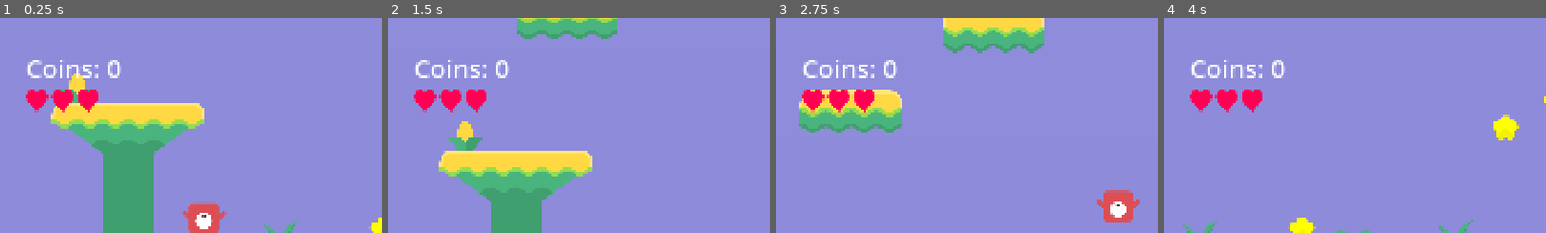
Above: before the commit, frames 1-4 (left to right).
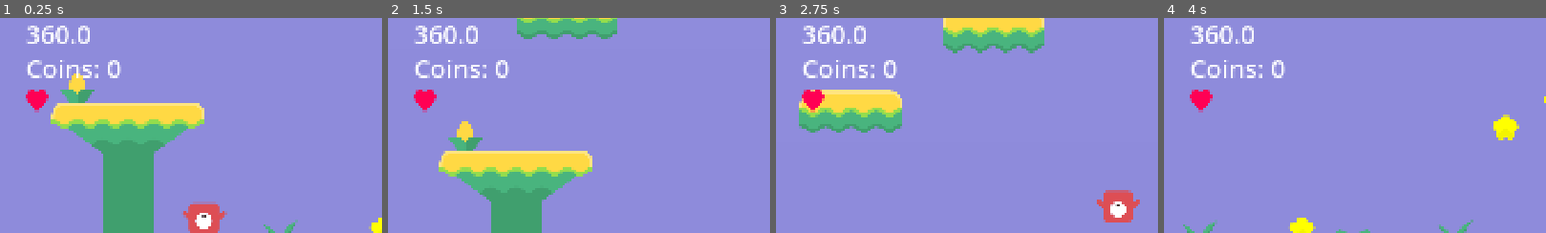
Above: after the commit, the same moments.

Repository: kasare36/portal-run
Game: Godot game, scene res://main.tscn
Same seed, same stepped clock (60 frames per second), same inputs: the game is played once before the commit and once after it.
Inputs (mouse positions are % of the whole screen's width and height, from its top left):
- Up to frame 1 (0.25 s): no input
- Up to frame 2 (1.5 s): tap Enter at 0.5 s; move the mouse to (72, 45) at 0.52 s; hold Right (player_1_right) from 0.53 s (still down); tap A (player_2_left) at 0.6 s; click (72, 45) at 0.67 s; tap Up (player_1_jump) at 0.77 s; move the mouse to (30, 55) at 1.27 s; tap D (player_2_right) at 1.35 s
- Up to frame 3 (2.75 s): tap Up (player_1_jump) at 1.52 s; move the mouse to (60, 28) at 2.02 s; release Right (player_1_right) at 2.03 s; hold Left (player_1_left) from 2.03 s (still down); tap A (player_2_left) at 2.1 s
- Up to frame 4 (4 s): move the mouse to (45, 70) at 2.77 s; release Left (player_1_left) at 2.78 s; hold Right (player_1_right) from 2.78 s (still down); tap D (player_2_right) at 2.85 s; click (45, 70) at 2.92 s; tap Up (player_1_jump) at 3.02, 3.77 s; move the mouse to (80, 65) at 3.52 s; tap A (player_2_left) at 3.6 s
The pictures show only the part of the screen within x 0-50%, y 4-54%; the shares and areas given below are measured in that part.

The runs differ from the first frame. In frame 1, 1.5% of the frame differs, in the area x 7-26%, y 3-44%; in frame 2, 1.5%; in frame 3, 1.5%; in frame 4, 1.5%.

Commit message:
Update game win conditions and challenge settings
Changed win condition to require reaching a flag and set a time limit of 360 seconds. Updated default lives to 1 and adjusted flag_to_win export. These changes refine game logic and challenge parameters.

Diff:
--- a/main.tscn
+++ b/main.tscn
@@ -18,7 +18,7 @@
 
 [node name="GameLogic" parent="." instance=ExtResource("3_xbkvd")]
 win_by_collecting_coins = true
-win_by_reaching_flag = true
+time_limit = 360
 
 [node name="Background" parent="." instance=ExtResource("2_tb5a2")]
 scale = Vector2(10, 10)
--- a/scripts/rules_goals/game_logic.gd
+++ b/scripts/rules_goals/game_logic.gd
@@ -17,11 +17,11 @@
 ## Should you win the game by reaching a flag?[br]
 ## If the option to win by collecting coins is also set, then it will only be
 ## possible to win by collecting enough coins and then reaching a flag.
-@export var win_by_reaching_flag: bool = false
+@export var win_by_reaching_flag: bool = true
 
 ## Win by reaching a specific flag. Otherwise, the player can win by reaching
 ## any flag placed in the scene.
-@export var flag_to_win: Flag = null
+@export var flag_to_win: Flag
 
 @export_group("Challenges")
 ## You lose if this time runs out.
@@ -29,7 +29,7 @@
 @export_range(0, 60, 0.9, "or_greater", "suffix:s") var time_limit: int = 0
 
 ## How many lives does the player have?
-@export_range(1, 9) var lives: int = 3:
+@export_range(1, 9) var lives: int = 1:
 	set = _set_lives
 
 @export_group("World Properties")
